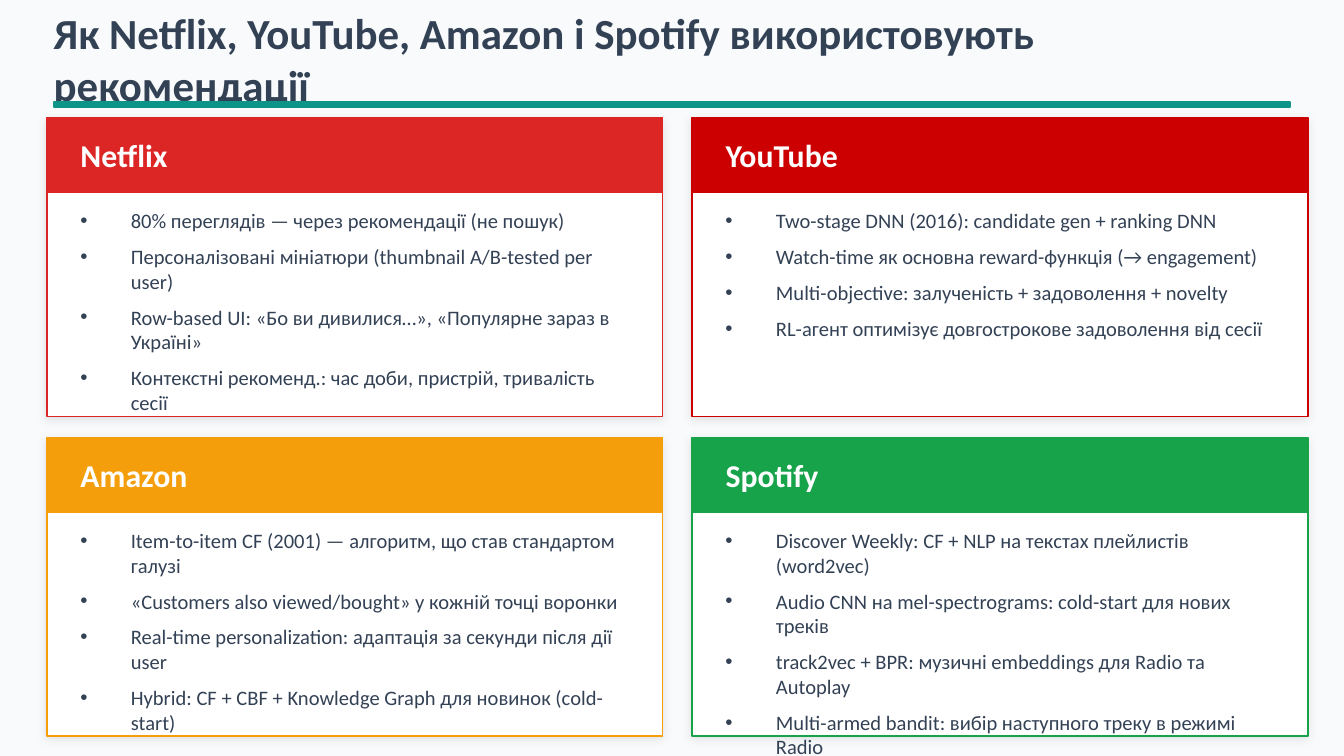
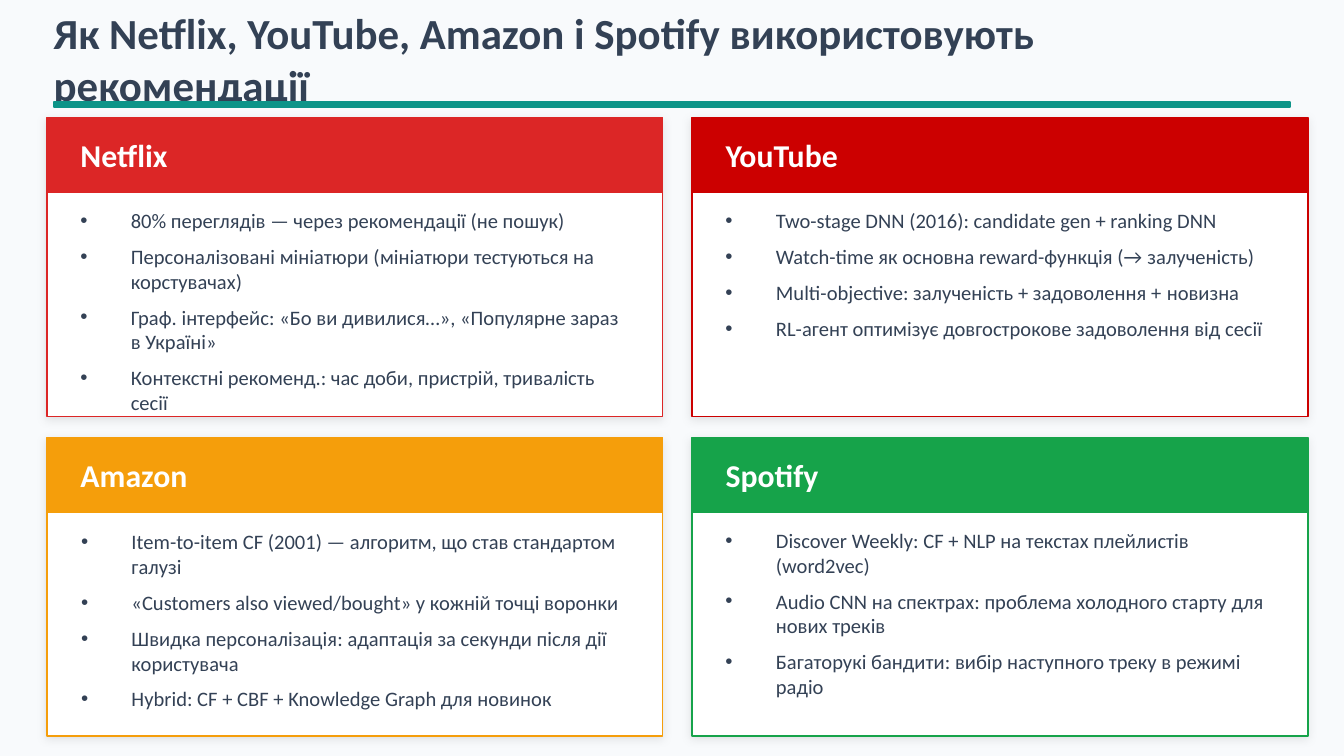
Before and after one commit to BohdanRomaniuk/IAC-Group-Recommender, a slide deck: slide 22 of docs/Presentation - Recommendation Systems. Theoretical Approaches.pptx. Drawn at 1344x756 pixels with LibreOffice and Linux fonts; fonts in the diff are those of the drawing. Boxes give left, top, right and bottom in pixels: in the first picture for what was removed or moved away, otherwise in the second. Text is boxed around its words. In the diff, an @@ line names an element or a change of style, - is before the commit and + after.

```diff
--- a/docs/Presentation - Recommendation Systems. Theoretical Approaches.pptx
+++ b/docs/Presentation - Recommendation Systems. Theoretical Approaches.pptx
@@ text at [131,249,619,353]: text changed @@
-• Персоналізовані мініатюри (thumbnail A/B-tested per user)
-• Row-based UI: «Бо ви дивилися…», «Популярне зараз в Україні»
+• Персоналізовані мініатюри (мініатюри тестуються на корстувачах)
+• Граф. інтерфейс: «Бо ви дивилися…», «Популярне зараз в Україні»
@@ text at [776,249,1254,304]: text changed @@
-• Watch-time як основна reward-функція (→ engagement)
-• Multi-objective: залученість + задоволення + novelty
+• Watch-time як основна reward-функція (→ залученість)
+• Multi-objective: залученість + задоволення + новизна
@@ text at [776,594,1264,698]: text changed @@
-• Audio CNN на mel-spectrograms: cold-start для нових треків
-• track2vec + BPR: музичні embeddings для Radio та Autoplay
-• Multi-armed bandit: вибір наступного треку в режимі Radio
+• Audio CNN на спектрах: проблема холодного старту для нових треків
+• Багаторукі бандити: вибір наступного треку в режимі радіо
@@ text at [131,632,607,710]: text changed @@
-• Real-time personalization: адаптація за секунди після дії user
-• Hybrid: CF + CBF + Knowledge Graph для новинок (cold-start)
+• Швидка персоналізація: адаптація за секунди після дії користувача
+• Hybrid: CF + CBF + Knowledge Graph для новинок
```
Also in this commit, not shown: 13 other slides changed, 3 slides removed, 1 other file.
